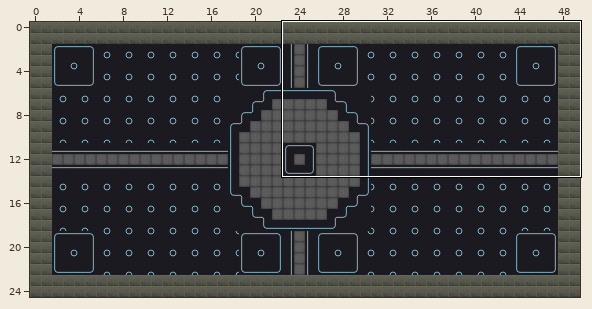
Tiled map: Alphas/Alphas/assets/map/tiledMap.tmx. Above, an overview of the earlier version with the close-up marked.
Close-up. Before the edit:
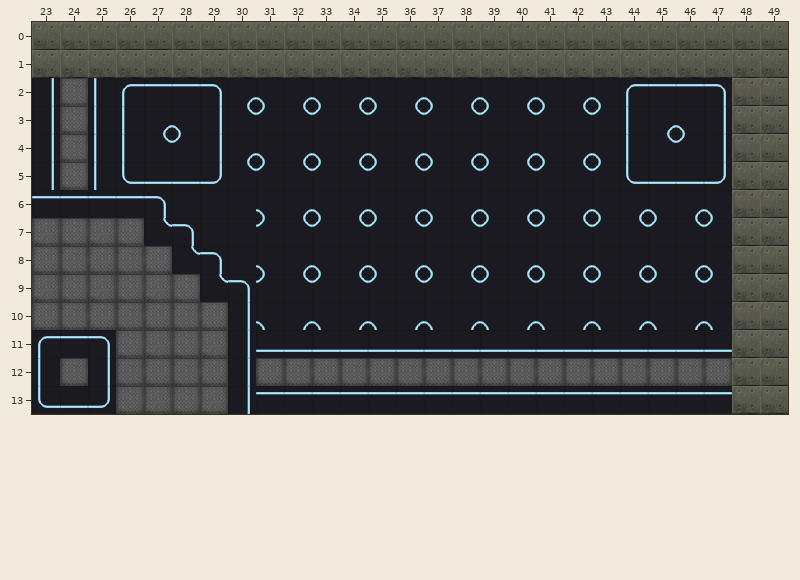
Cells are 32x32 px. Shown: x 23..49, y 0..13. The commit also changed other parts of the map, which this record leaves out.
The result:
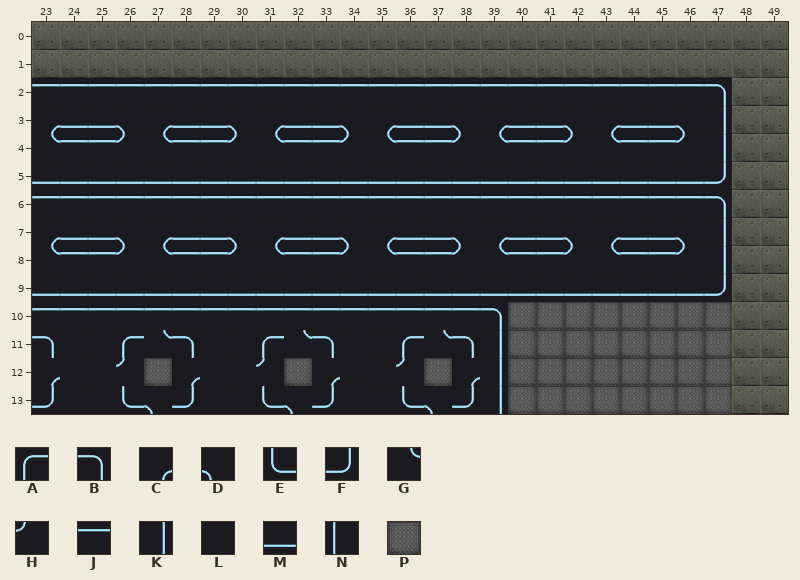
Key: from "tiles": A 0, B 1, C 2, D 3, E 4, F 5, G 6, H 7, J 8, K 9, L 10, M 12, N 13, P 14.
_ is an empty cell, . an unchanged one.
Difference:
--- layer "Ground"
@@ x 23..47 @@
- 2 KPNA..BCDCDCDCDCDCDCDA...
- 3 KPNN.DKGHGHGHGHGHGHGHNC..
- 4 KPNN.HKCDCDCDCDCDCDCDNG..
- 5 KPNE..FGHGHGHGHGHGHGHE...
- 6 ....BLLLDCDCDCDCDCDCDCDCD
- 7 PPPPGBLLHGHGHGHGHGHGHGHGH
- 8 PPPPPGBLDCDCDCDCDCDCDCDCD
- 9 PPPPPPGBHGHGHGHGHGHGHGHGH
-10 PPPPPPPKDCDCDCDCDCDCDCDCD
-11 AJBPPPPKMMMMMMMMMMMMMMMMM
-12 NPKP.PPKP.PPPP.PP........
-13 EMFPPPPKJJJJJJJJJJJJJJJJJ
+ 2 JJJJ..JJJJJJJJJJJJJJJJ...
+ 3 CMMD.MMDCMMDCMMDCMMDCMM..
+ 4 GJJH.JJHGJJHGJJHGJJHGJJ..
+ 5 MMMM..MMMMMMMMMMMMMMMM...
+ 6 ....JJJJJJJJJJJJJJJJJJJJB
+ 7 CMMDCMMDCMMDCMMDCMMDCMMDK
+ 8 GJJHGJJHGJJHGJJHGJJHGJJHK
+ 9 MMMMMMMMMMMMMMMMMMMMMMMMF
+10 JJJJJJJJJJJJJJJJBPPPPPPPP
+11 BLLAGBLLAGBLLAGBKPPPPPPPP
+12 CLLH.CLLH.CLLH.CK........
+13 FLLEDFLLEDFLLEDFKPPPPPPPP
